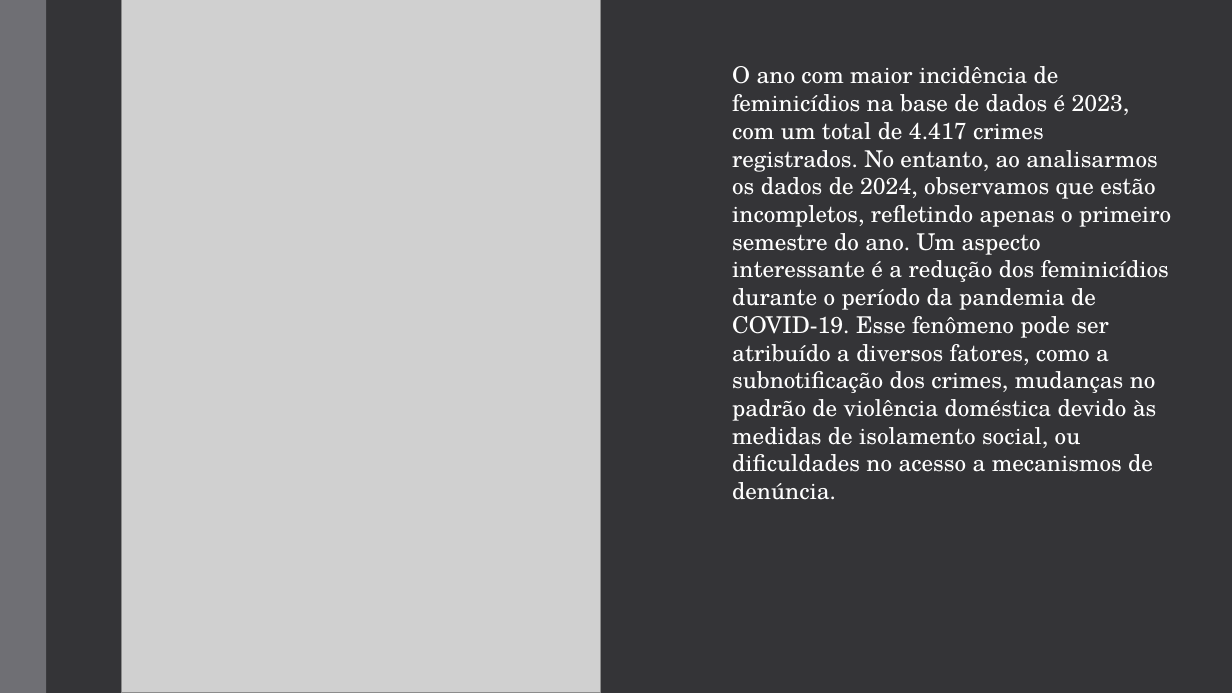
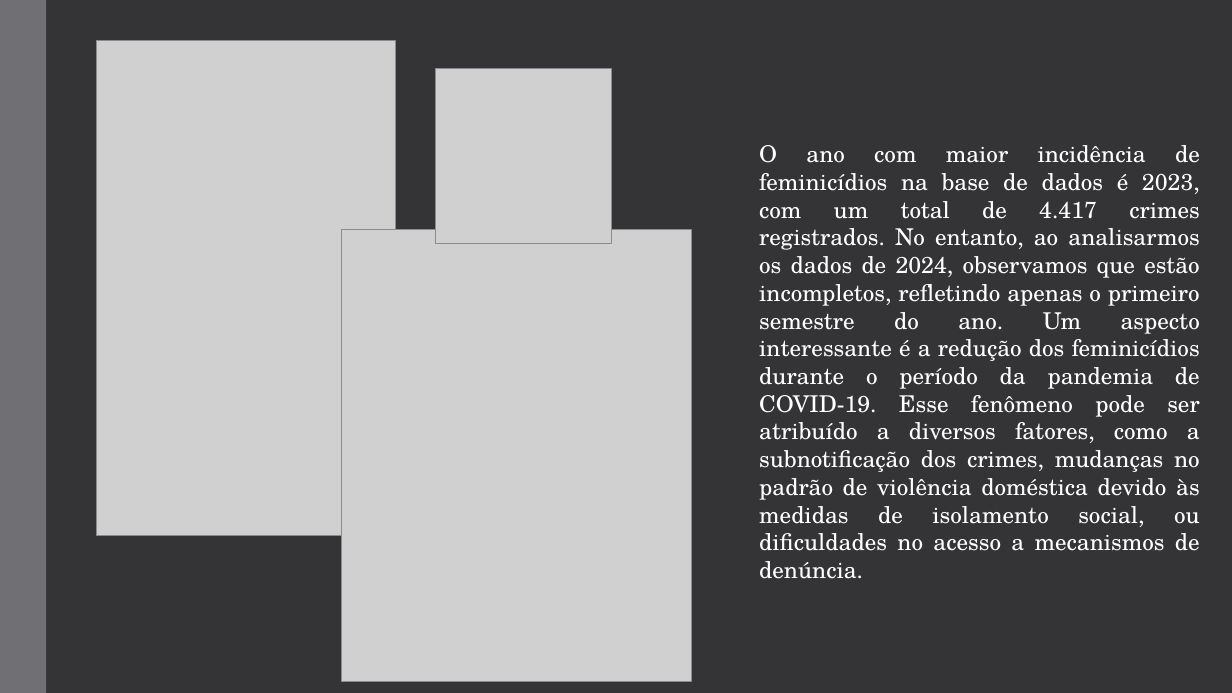
Before and after one commit to CarolyneS14/on33-python-s17-s18-projeto-final, a slide deck: slide 3 of on33-python-s17-s18-projeto-final (Estatística Criminal do Feminicídio nas Unidades da Federação).pptx. Drawn at 1232x693 pixels with LibreOffice and Linux fonts; fonts in the diff are those of the drawing; grey boxes stand for pictures. Boxes give left, top, right and bottom in pixels: in the first picture for what was removed or moved away, otherwise in the second. Text is boxed around its words. In the diff, an @@ line names an element or a change of style, - is before the commit and + after.

```diff
--- a/on33-python-s17-s18-projeto-final (Estatística Criminal do Feminicídio nas Unidades da Federação).pptx
+++ b/on33-python-s17-s18-projeto-final (Estatística Criminal do Feminicídio nas Unidades da Federação).pptx
@@ picture removed at box(121, 0, 600, 693) @@
@@ picture added at box(97, 41, 396, 535) @@
@@ picture added at box(435, 68, 611, 244) @@
@@ text "O ano com maior incidência ...": place and size @@
-text "O ano com maior incidência ..." at box(732, 66, 1171, 500)
+text "O ano com maior incidência ..." at box(759, 145, 1200, 579)
@@ text "O ano com maior incidência ..." at box(759, 145, 1200, 579): alignment left to justified @@
@@ picture added at box(341, 230, 691, 682) @@
```
Also in this commit, not shown: 6 other slides changed, 2 slides added, 1 slide removed, 20 other files.
